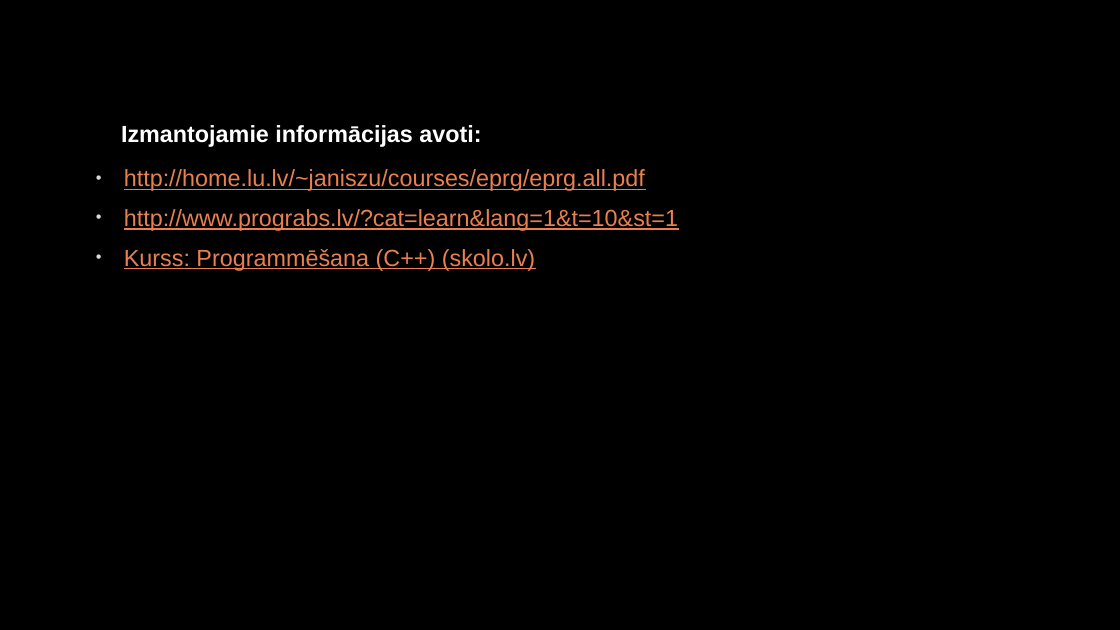
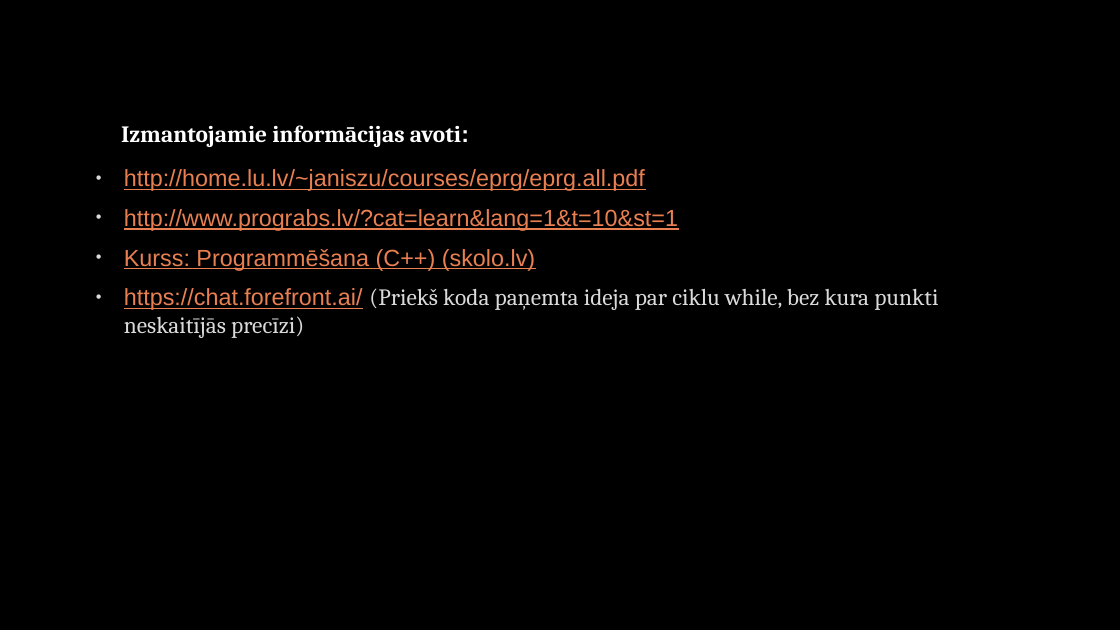
Before and after one commit to Tamillka/SimboluVirknesEksamens, a slide deck: slide 12 of Simbolu virknes.pptx. Drawn at 1120x630 pixels with LibreOffice and Linux fonts; fonts in the diff are those of the drawing; background and template pictures are left out. Boxes give left, top, right and bottom in pixels: in the first picture for what was removed or moved away, otherwise in the second. Text is boxed around its words. In the diff, an @@ line names an element or a change of style, - is before the commit and + after.

```diff
--- a/Simbolu virknes.pptx
+++ b/Simbolu virknes.pptx
@@ text "Izmantojamie informācijas avoti:" at (x1=121, y1=125, x2=469, y2=147): font Arial to Cambria @@
@@ text at (x1=124, y1=288, x2=938, y2=338): paragraph added @@
+• https://chat.forefront.ai/ (Priekš koda paņemta ideja par ciklu while, bez kura punkti neskaitījās precīzi)
```
Also in this commit, not shown: 2 slides added, 2 other files.
